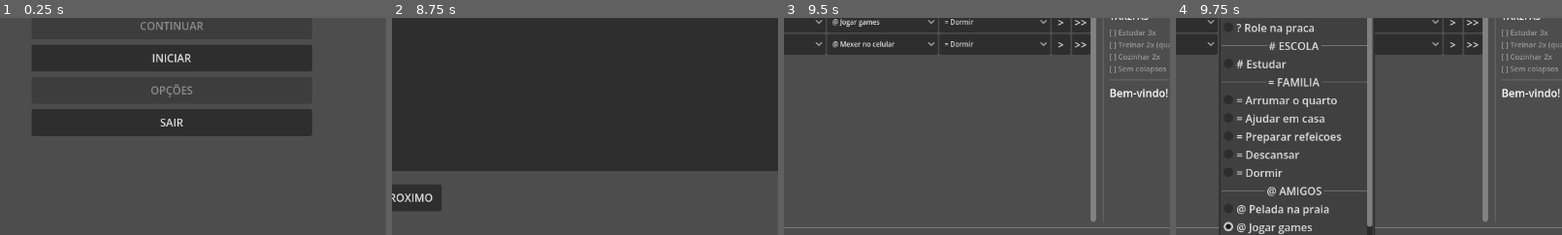
Above: before the commit, frames 1-4 (left to right).
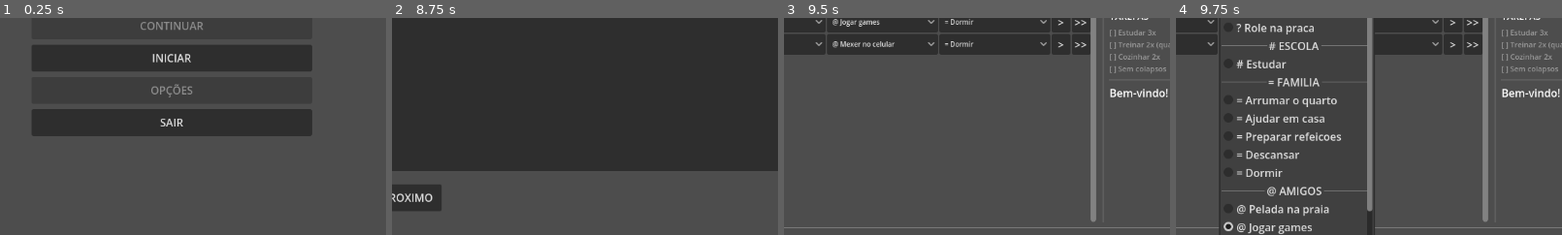
Above: after the commit, the same moments.

Repository: Slaxis/FlagFootballManager
Game: Godot game, scene res://engine/game/game.tscn
Two runs of this game, one before a commit and one after it. Both use one fixed random seed, a clock stepped at 60 frames per second and the inputs below.
Inputs (mouse positions are % of the whole screen's width and height, from its top left):
- Up to frame 1 (0.25 s): no input
- Up to frame 2 (8.75 s): click "INICIAR" at 0.5 s; click (50, 48) at 1.25 s; click "OK" at 2 s; click (87, 7) at 2.77 s; type "Alex" at 2.85 s; click "JOGADOR" at 3.5 s; click "M" at 4.25 s; click "F" at 5 s; click "·" at 5.75 s; click "INICIAR" at 6.5 s; click "PROXIMO" at 7.25 s; click "VOLTAR" at 8 s
- Up to frame 3 (9.5 s): click "PULAR" at 8.75 s
- Up to frame 4 (9.75 s): click "@ Jogar games" at 9.5 s
The pictures show only the part of the screen within x 28-78%, y 46-96%; the shares and areas given below are measured in that part.

Frames 1-3 are identical in both runs. In frame 4, 0.1% of the frame differs, in the area x 49-52%, y 88-97%.

Commit message:
feat: team practice with play minigame + events
Team practice now triggers play_minigame (5 rounds, diff 2, 12s timer)
followed by normal event processing. Moved to "team" category. Added
3 events: Foco Tático buff, neutral skill gain, Coach's Scolding debuff.

Fixed minigame flow: activities with is_minigame no longer return early,
allowing effects and events to process after the minigame completes.

Co-Authored-By: Claude Opus 4.6 (1M context) <noreply@anthropic.com>

Diff:
--- a/game/defs/activity.json
+++ b/game/defs/activity.json
@@ -287,11 +287,19 @@
       "id": "team_practice",
       "name": {"pt": "Treino do time", "en": "Team Practice"},
       "desc": {"pt": "Treino oficial com o time", "en": "Official team practice"},
-      "category": "brutality",
+      "category": "team",
       "requires": {"has_team": true},
       "slots": ["morning", "afternoon", "night", "late_night"],
       "effects": {"energy": -25, "hunger": -15, "social": 10},
-      "slot_modifiers": {"morning": 1.0, "afternoon": 1.2, "night": 0.8, "late_night": 0.3}
+      "slot_modifiers": {"morning": 1.0, "afternoon": 1.2, "night": 0.8, "late_night": 0.3},
+      "is_minigame": true,
+      "minigame_id": "play_minigame",
+      "minigame_config": {"rounds": 5, "timer": 12.0, "max_difficulty": 2, "pass_score": 3},
+      "events": [
+        {"type": "positive", "chance": 0.2, "text": {"pt": "Treino afiado! O coach elogiou sua leitura de jogada.", "en": "Sharp practice! Coach praised your play reading."}, "stat_bonus": {"play_reading": 2}, "effect": {"name": {"pt": "Foco Tatico", "en": "Tactical Focus"}, "duration": 4, "category_bonus": {"team": 1.2}, "icon": "!"}},
+        {"type": "neutral", "chance": 0.6, "text": {"pt": "Treino solido. Bom ritmo com o time.", "en": "Solid practice. Good rhythm with the team."}, "stat_bonus": {"play_reading": 1}},
+        {"type": "negative", "chance": 0.2, "text": {"pt": "Dia ruim. Errou varias jogadas e tomou bronca.", "en": "Bad day. Missed several plays and got scolded."}, "stat_bonus": {}, "vital_bonus": {"social": -10}, "effect": {"name": {"pt": "Bronca do Coach", "en": "Coach's Scolding"}, "duration": 3, "category_bonus": {"team": 0.8}, "icon": "v"}}
+      ]
     },
     {
       "id": "_recover_hp",
--- a/game/modules/brasil_2026/ui/player_home/player_home.gd
+++ b/game/modules/brasil_2026/ui/player_home/player_home.gd
@@ -875,21 +875,15 @@
 
 	var act_name: String = I18n.text(act.get("name", "?"))
 
-	# Check if this is a minigame activity
+	# Mark as running
+	_set_select_color(select, COLOR_RUNNING)
+
+	# Run minigame if activity has one (then continue to effects/events)
 	if not collapsed and act.get("is_minigame", false):
-		_set_select_color(select, COLOR_RUNNING)
 		_log(day_text + " " + SLOT_ICONS[slot_id] + " " + act_name + " ...", COLOR_RUNNING)
 		await _run_minigame(act)
-		The.session["vitals"] = vitals
-		The.session["money"] = money
-		_update_vitals()
-		_update_header()
-		_set_select_color(select, COLOR_SYNERGY)
-		return
-
-	# Mark as running
-	_set_select_color(select, COLOR_RUNNING)
-	await get_tree().create_timer(SLOT_DELAY * 0.3).timeout
+	else:
+		await get_tree().create_timer(SLOT_DELAY * 0.3).timeout
 
 	# Slot modifier
 	var modifiers: Dictionary = act.get("slot_modifiers", {})
Not shown, changed: CHANGELOG.md
Not shown, changed: TODO.md
